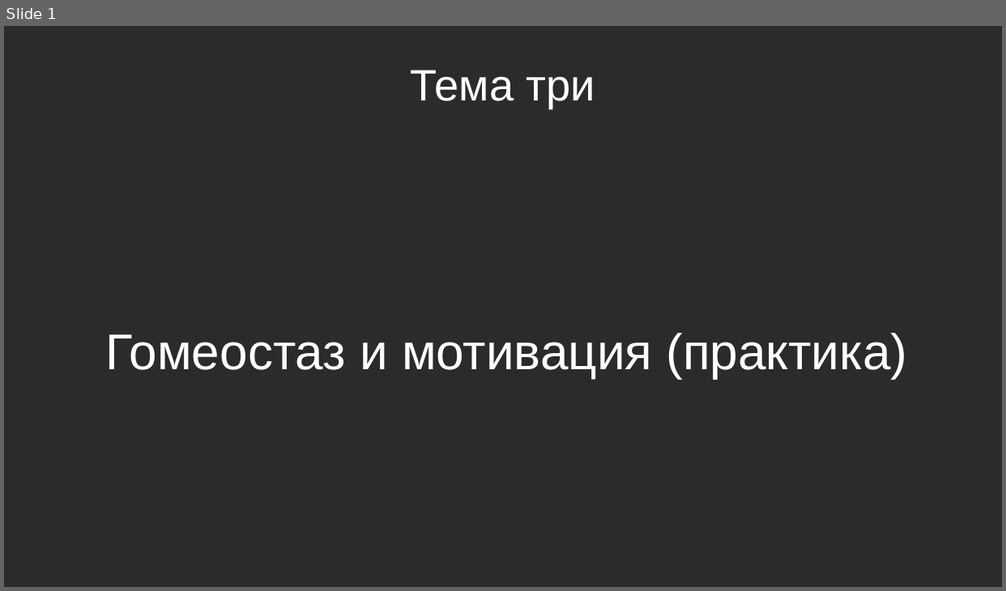
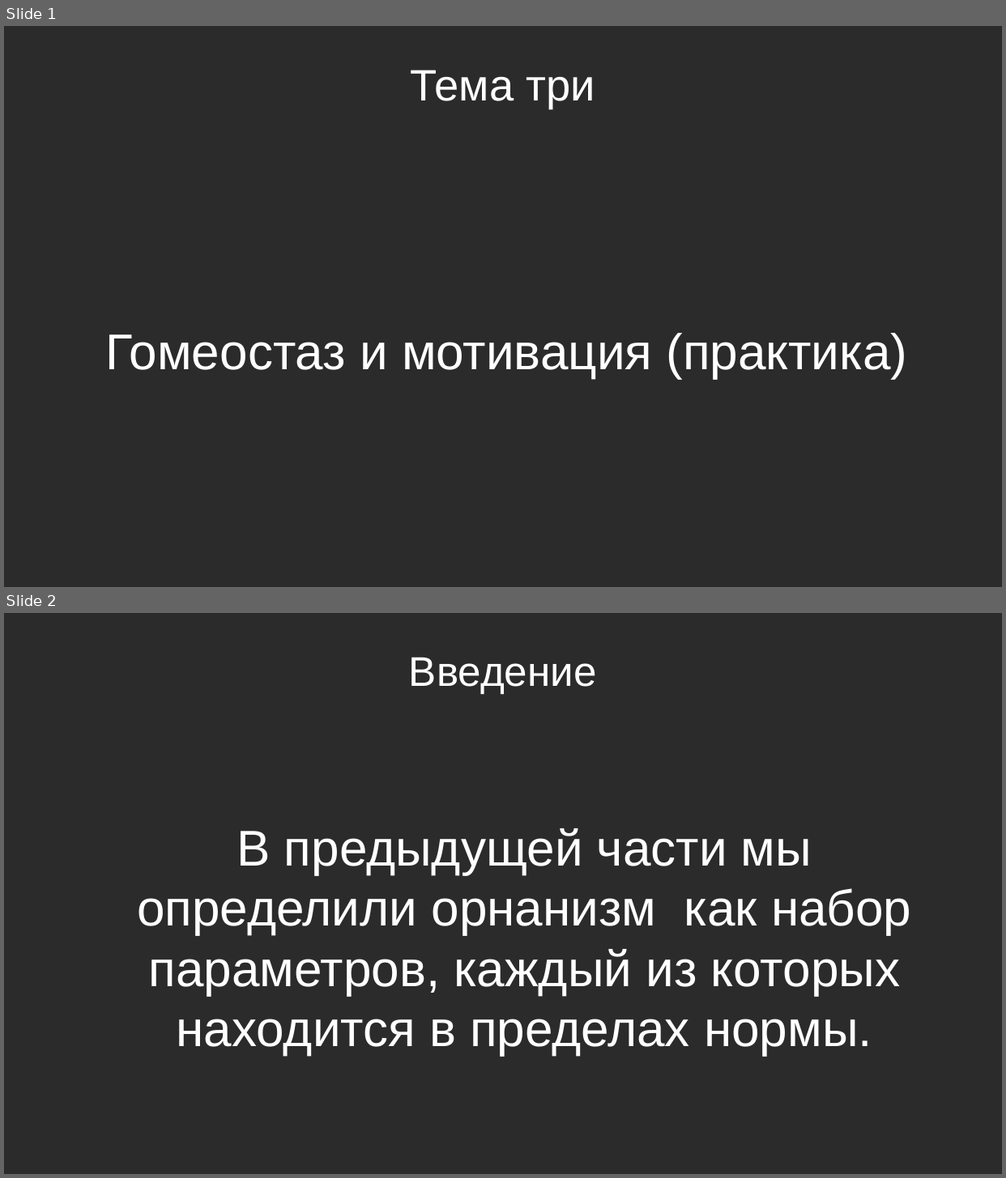
Before and after one commit to Chularev/articles, a slide deck: Psychology/Гомеостаз и мотивация (практика).odp. Shown one above the other, each under a label of ours: slide 1 before the commit, slides 1 and 2 after it. The pictures are 1006x591 and 1006x1178 pixels, drawn with LibreOffice and Linux fonts; fonts in the diff are those of the drawing; background and template pictures are left out; a plain dark background stands for a picture behind light text. Boxes give left, top, right and bottom in pixels: in the first picture for what was removed or moved away, otherwise in the second. Text is boxed around its words. In the diff, an @@ line names an element or a change of style, - is before the commit and + after.

```diff
--- a/Psychology/Гомеостаз и мотивация (практика).odp
+++ b/Psychology/Гомеостаз и мотивация (практика).odp
@@ slide 2 added at (x1=4, y1=613, x2=1002, y2=1174), background picture (left out) @@
@@ title added at (x1=409, y1=657, x2=597, y2=695), 33 pt, text #FFFFFF @@
+Введение
@@ text added at (x1=137, y1=828, x2=911, y2=1056), 40 pt, text #FFFFFF @@
+В предыдущей части мы определили орнанизм как набор параметров, каждый из которых находится в пределах нормы.
```
Also in this commit, not shown: 1 other slide added, 1 slide removed, 3 other files.
